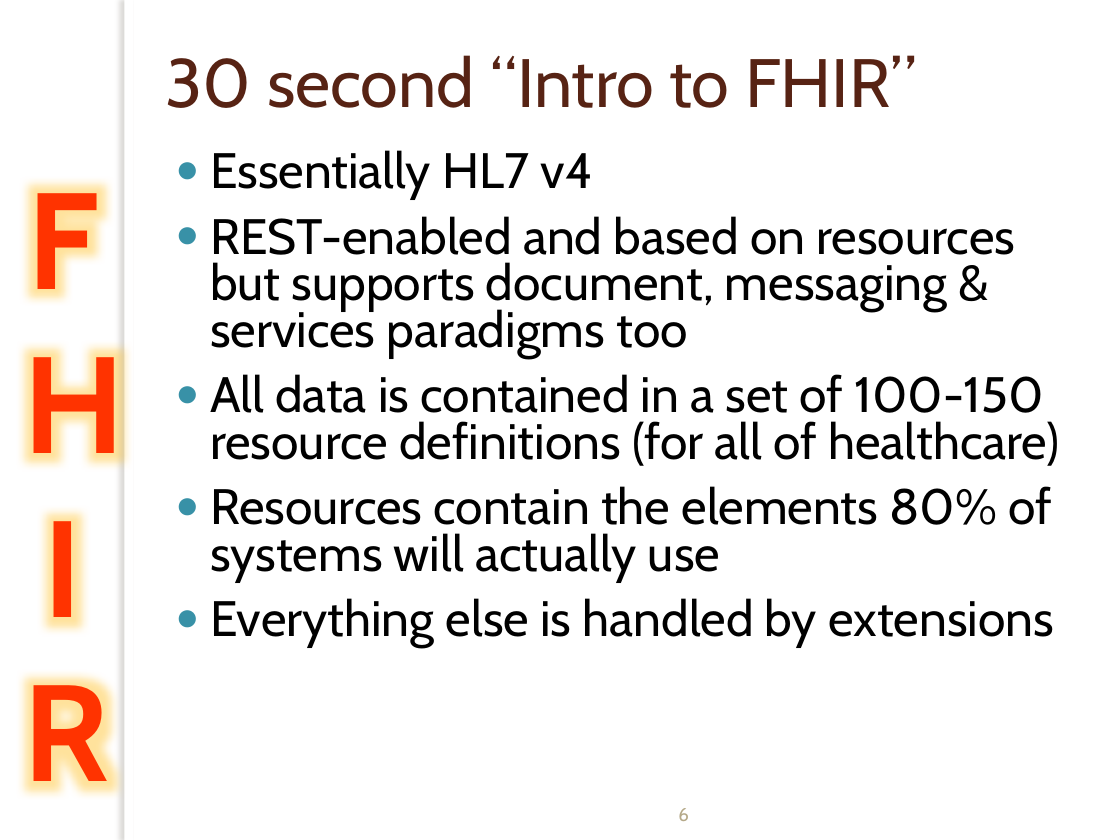
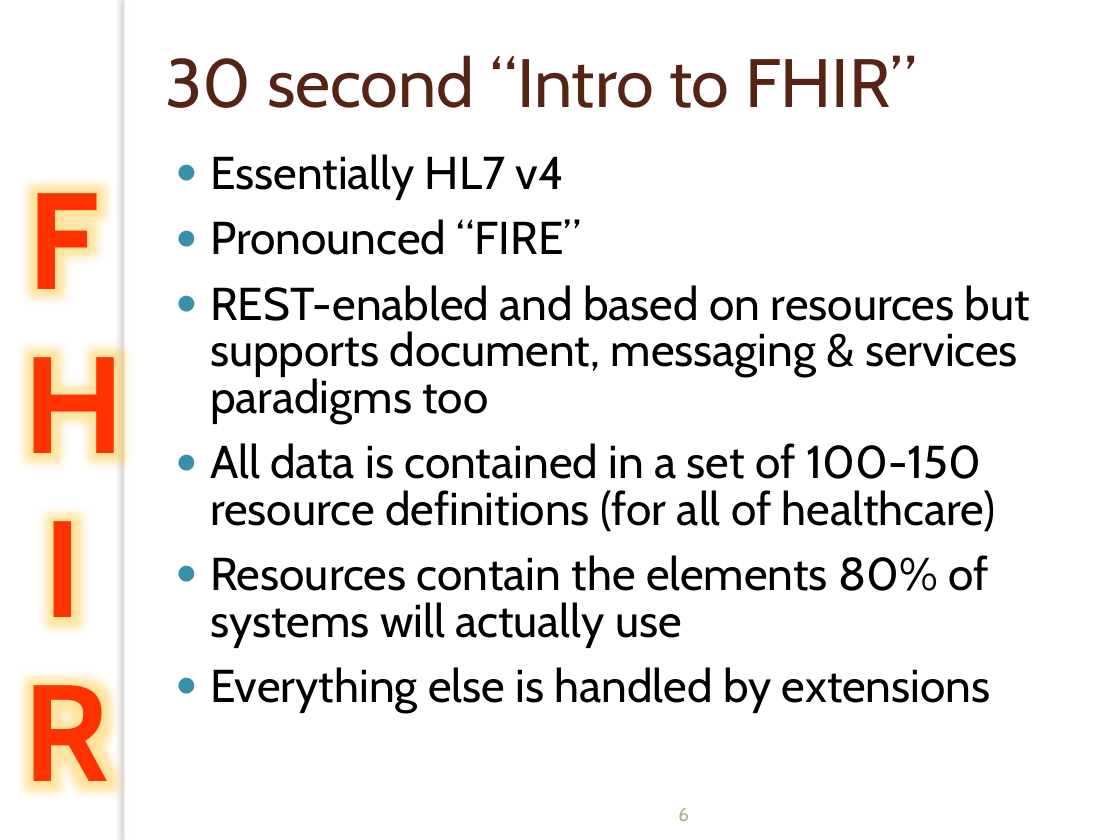
Before and after one commit to vista-novo/fhir, a slide deck: slide 6 of presentations/2012-May WGM Tutorials/201205 WGM Building with FHIR.pptx. Drawn at 1120x840 pixels with LibreOffice and Linux fonts; fonts in the diff are those of the drawing; background and template pictures are left out. Boxes give left, top, right and bottom in pixels: in the first picture for what was removed or moved away, otherwise in the second. Text is boxed around its words. In the diff, an @@ line names an element or a change of style, - is before the commit and + after.

```diff
--- a/presentations/2012-May WGM Tutorials/201205 WGM Building with FHIR.pptx
+++ b/presentations/2012-May WGM Tutorials/201205 WGM Building with FHIR.pptx
@@ text at <box>210,154,1030,713</box>: size 32 to 29.6 pt @@
@@ text at <box>210,219,582,255</box>: paragraph added @@
+● Pronounced “FIRE”
```
Also in this commit, not shown: 1 other slide changed, 1 other file.
